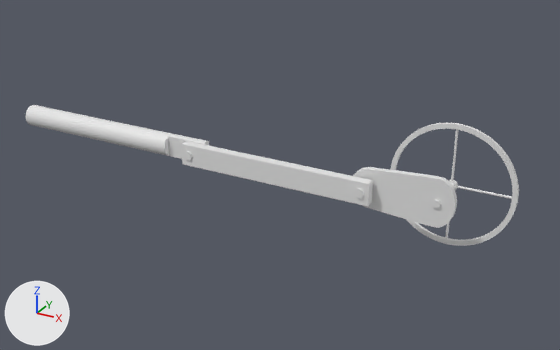
An edit to the Blender file crank_engine.blend, drawn before and after from the same camera.
Camera for both pictures: a 50 mm camera at (16.58, -18.22, 8.9) aimed at (6.21, 0.63, -0.52). The lights are fixed; the arrows at lower left show +X, +Y and +Z.
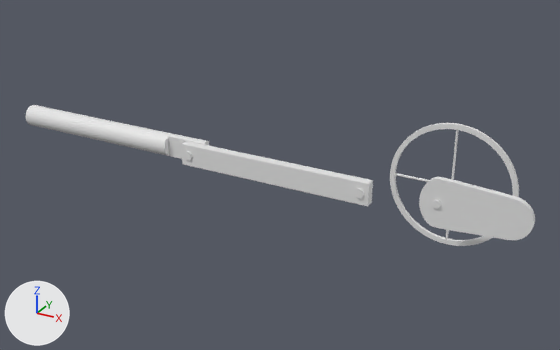
Pixel boxes (x1, y1, x2, y2) of what changed, in the pictures (560 x 350 px):
'Circle', moved, turned
    before: (353, 167, 457, 228)
    after: (419, 177, 535, 240)

Patch to the scene script:
```diff
--- a/crank_engine.blend.py
+++ b/crank_engine.blend.py
@@ ob_circle @@
 ob_circle = bpy.data.objects.new('Circle', me_circle)
-ob_circle.location = (9.11, -0.11, 0.0)
-ob_circle.rotation_euler = (1.571, 0.0, 0.0)  # degrees (90, 0, 0)
+ob_circle.location = (13.51, -0.11, 0.0)
+ob_circle.rotation_euler = (-1.571, 0.0, 3.142)  # degrees (-90, 0, 180)
 ob_circle.scale = (0.834, 0.834, 0.834)
```
